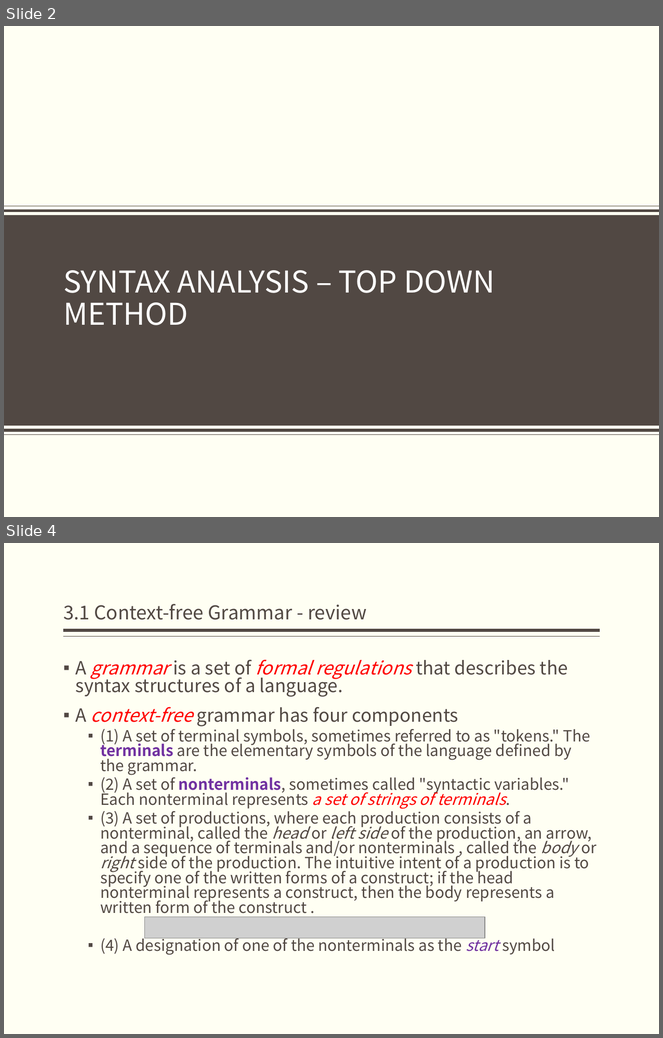
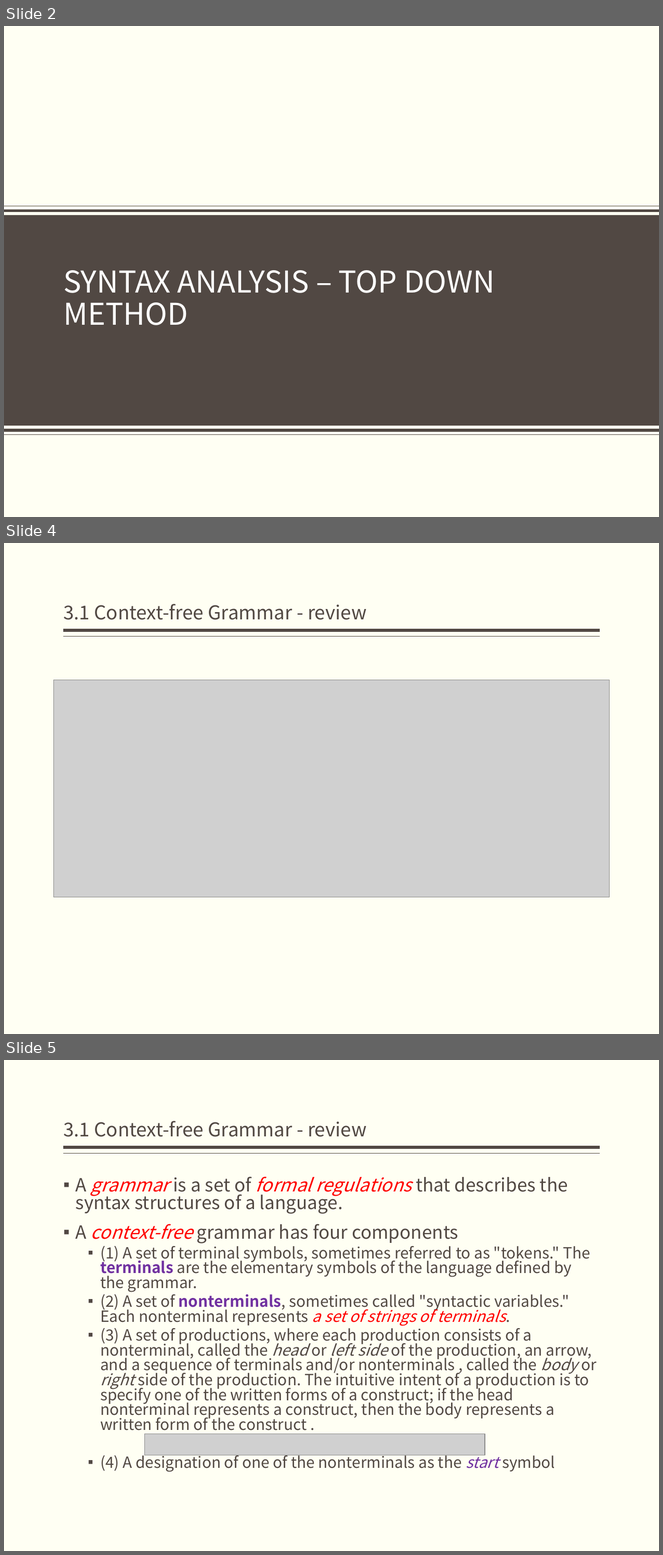
Before and after one commit to bonkboykz/jz81.github.io, a slide deck: course/compiler/LectureNotes/(Spring2017)Lecture4.pptx. Shown one above the other, each under a label of ours: slides 2 and 4 before the commit, slides 2, 4 and 5 after it; the slides between them are not shown. The pictures are 663x1038 and 663x1555 pixels, drawn with LibreOffice and Linux fonts; fonts in the diff are those of the drawing; grey boxes stand for pictures; background and template pictures are left out. Boxes give left, top, right and bottom in pixels: in the first picture for what was removed or moved away, otherwise in the second. Text is boxed around its words. In the diff, an @@ line names an element or a change of style, - is before the commit and + after.

```diff
--- a/course/compiler/LectureNotes/(Spring2017)Lecture4.pptx
+++ b/course/compiler/LectureNotes/(Spring2017)Lecture4.pptx
@@ slide 4 added at (x1=4, y1=543, x2=659, y2=1034), background #FFFFF3; not listed: 2 template elements that a slide beside it also shows @@
@@ title added at (x1=63, y1=604, x2=367, y2=620), 21 pt, text #514843 @@
+3.1 Context-free Grammar - review
@@ picture added at (x1=54, y1=680, x2=610, y2=898) @@
@@ what was slide 4 is now slide 5 @@
```
Also in this commit, not shown: 1 slide changed.
